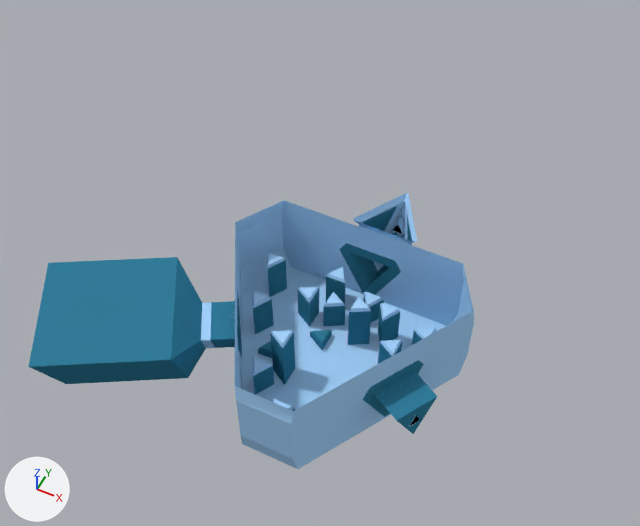
The Blender file assets/lvl/level2.blend as it was, and as the next commit left it.
Before and after are seen from a 50 mm camera at (63.0, -177.0, 203.0) aimed at (-19.0, -13.0, -2.0). Arrows for +X, +Y and +Z are at lower left; the lights stay in place.

Objects in the first picture: 'Plane.000', 'env'.
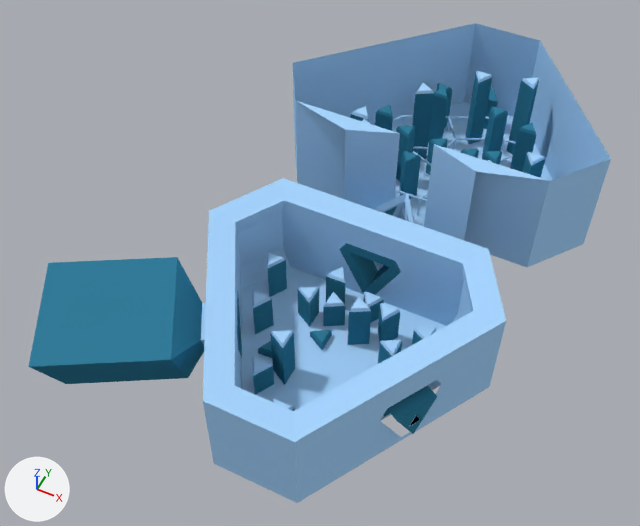
Changed parts and their boxes [x1, y1, x2, y2] in the pictures (640 x 526 px):
'env', reshaped (7% wider, 18% taller)
    before: [28, 193, 474, 469]
    after: [28, 178, 506, 503]
'env.001', added (blue)
    after: [292, 23, 611, 267]
    faces in mat_material_001 (blue #a8d6ff): [292, 23, 611, 267]
    faces in mat_material (cyan #337d9b): [350, 72, 545, 199]
'env.000', added (blue)
    after: [393, 115, 516, 216]
'Plane.000', deleted
    before: [393, 225, 402, 233]
part 1 of me_plane, built on
    before: [240, 202, 447, 326]
    after: [203, 178, 506, 503]

The edits, one by one:
me_plane is used by ob_env; location (0.0, 0.0, 0.0).
me_plane had 321 vertices, 271 faces and spanned x -75.9..35.3, y -95.0..8.1, z -11.7..26.3.
me_plane now has 392 vertices, 336 faces and spans x -75.9..43.2, y -95.0..11.9, z -11.7..27.1.
Part 1, on me_plane:
34 vertices are removed from x -26.5..4.4, y -18.8..6.4, z -1.3..10.9.
40 faces are deleted.
3 vertices in x -1.5..1.5, y 6.3, z 11.0..13.6 move by (0.0, 2.6, 0.0).
93 vertices are added at x -43.9..43.2, y -87.1..11.9, z -2.6..27.1.
6 new vertices lie (0.0, 7.4, 0.0) away from vertices in x -9.7..9.7, y -18.8, z -0.7..17.9.
6 new vertices lie (0.0, 0.0, 0.4) away from vertices in x -43.9..43.2, y -87.1..-11.5, z -2.6..-2.5.
102 new faces join them, mat_material_001 (blue #a8d6ff).
3 new faces join them, mat_material (cyan #337d9b).
Mesh me_plane_000 is new.
It has 54 vertices, 0 faces, 62 loose edges and spans x -33.0..33.4, y 19.2..83.4, z -15.6..6.1.
It uses material mat_material_001 (blue #a8d6ff).
Mesh me_plane_001_1 is new.
It has 218 vertices, 165 faces and spans x -52.2..51.8, y 6.3..102.4, z -18.1..36.0.
Faces by material slot: [125, 40].
It uses material mat_material (cyan #337d9b).
It uses material mat_material_001 (blue #a8d6ff).
Object 'Plane.000' (ob_plane_000) is deleted.
Object 'env.000' (ob_env_000) is new; it shows me_plane_000.
Its location is (0.0, 0.0, 0.0).
It gains a SKIN modifier named 'Skin'.
Object 'env.001' (ob_env_001) is new; it shows me_plane_001_1.
Its location is (0.0, 0.0, 0.0).
